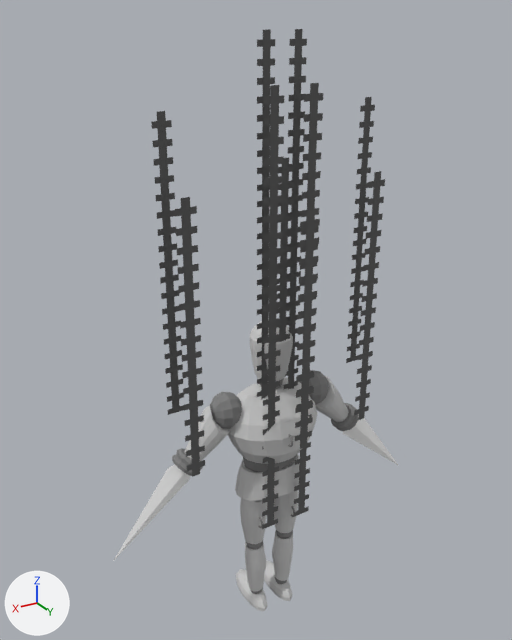
The FBX model Assets/ART/3D/Props/Enemy/heavy_enemy_attack.FBX as it was, and as the next commit left it.
Both versions are drawn from a camera (50 mm lens) standing at (1.035, 1.637, 1.883) and looking at (0.022, -0.052, 1.039). Arrows for +X, +Y and +Z are at lower left; the lights stay in place. Where no turn or scale is listed for an object, it has been applied to the vertices.

Objects in the first picture: 'Chara_Heavy_Resize', 'Wire_Chara_Heavy_Resize', 'Wire_Chara_Normal'.
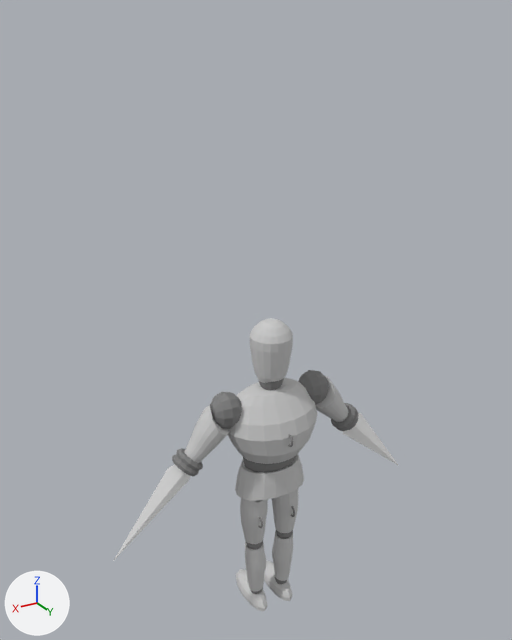
Changed parts and their boxes (x1, y1, x2, y2) in the pictures (512 x 640 px):
'Wire_Chara_Heavy_Resize', deleted: before (175, 83, 385, 529)
'Wire_Chara_Normal', deleted: before (151, 29, 375, 415)

Patch to the scene script:
```diff
--- a/Assets/ART/3D/Props/Enemy/heavy_enemy_attack.FBX.py
+++ b/Assets/ART/3D/Props/Enemy/heavy_enemy_attack.FBX.py
@@ ob_wire_chara_heavy_resize @@
-ob_wire_chara_heavy_resize = bpy.data.objects.new('Wire_Chara_Heavy_Resize', me_mesh)
-ob_wire_chara_heavy_resize.location = (0.0, 0.131, 0.732)
@@ ob_wire_chara_normal @@
-ob_wire_chara_normal = bpy.data.objects.new('Wire_Chara_Normal', me_mesh_002)
-ob_wire_chara_normal.location = (0.0, 0.031, 0.964)
```
